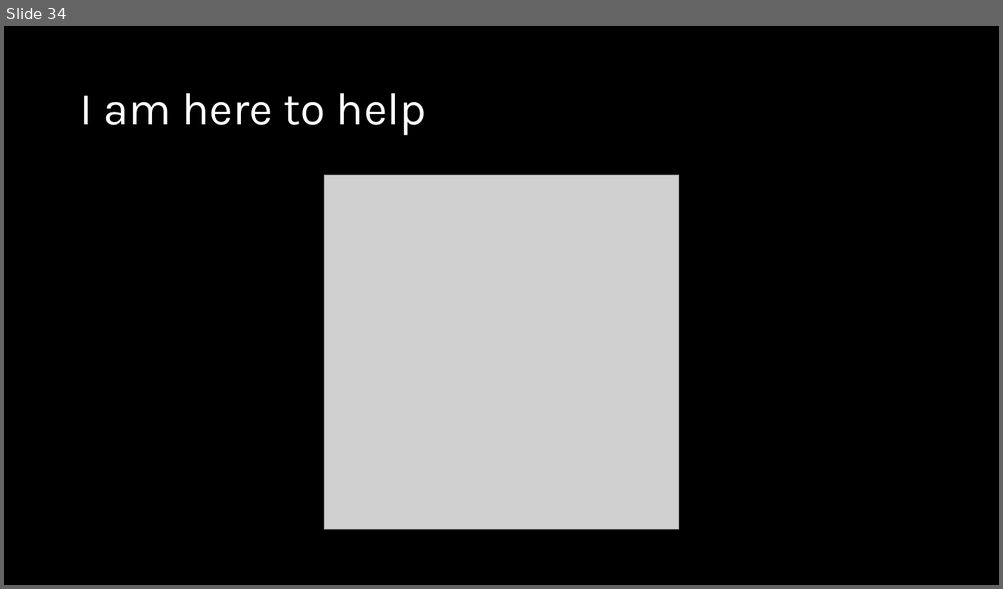
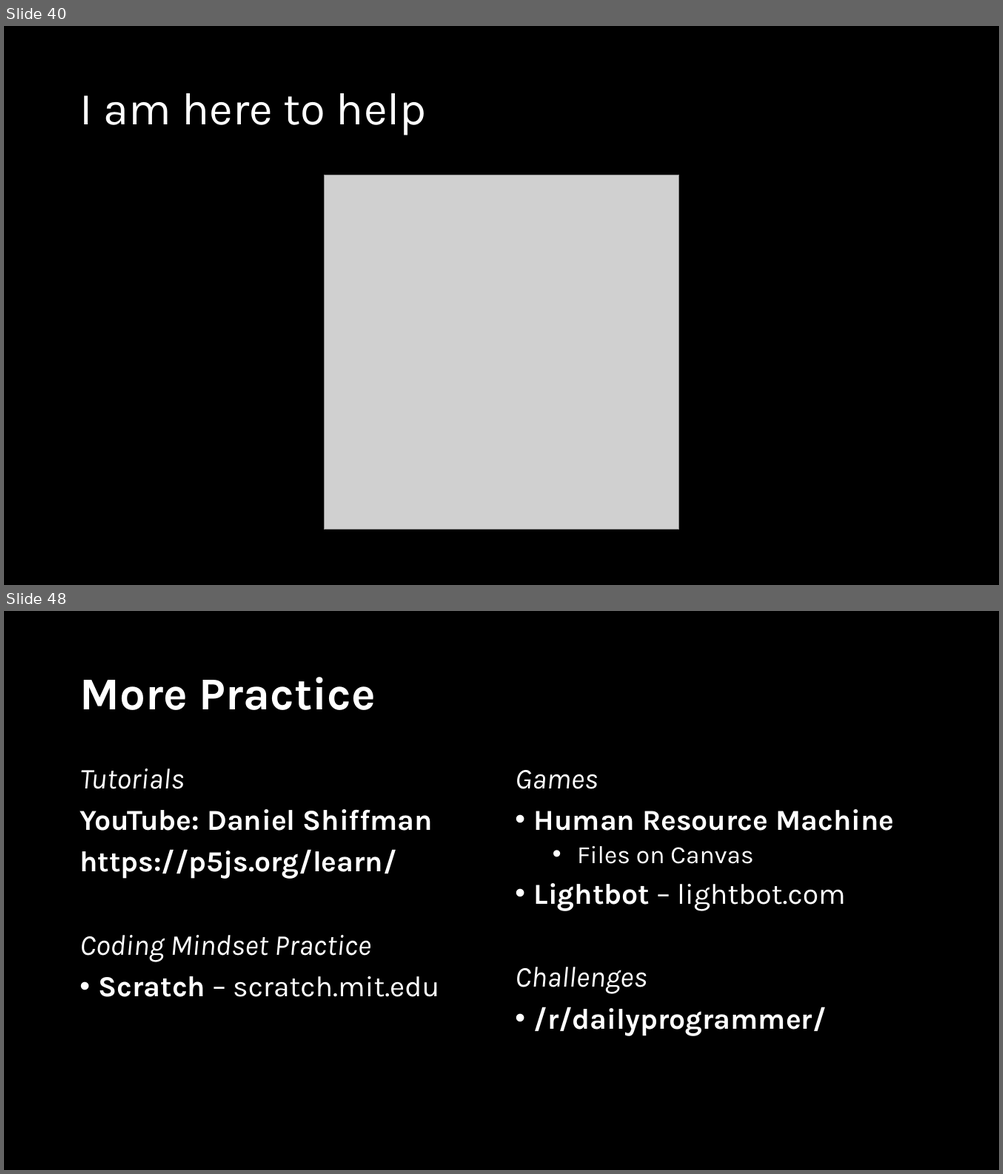
Before and after one commit to crhallberg/IMM120, a slide deck: Presentations/Class 04 – Sept 25.pptx. Shown one above the other, each under a label of ours: slide 34 before the commit, slides 40 and 48 after it; the slides between them are not shown. The pictures are 1003x589 and 1003x1174 pixels, drawn with LibreOffice and Linux fonts; fonts in the diff are those of the drawing; grey boxes stand for pictures. Boxes give left, top, right and bottom in pixels: in the first picture for what was removed or moved away, otherwise in the second. Text is boxed around its words. In the diff, an @@ line names an element or a change of style, - is before the commit and + after.

```diff
--- a/Presentations/Class 04 – Sept 25.pptx
+++ b/Presentations/Class 04 – Sept 25.pptx
@@ slide 48 added at <box>4,611,999,1170</box>, background #000000 @@
@@ title added at <box>79,677,375,710</box>, 44 pt, text #FFFFFF, bold @@
+More Practice
@@ text added at <box>79,769,439,997</box>, 28 pt, text #FFFFFF, bold @@
+Tutorials
+YouTube: Daniel Shiffman
+https://p5js.org/learn/
+Coding Mindset Practice
+• Scratch – scratch.mit.edu
@@ text added at <box>515,770,893,1037</box>, 28 pt, text #FFFFFF, bold @@
+Games
+• Human Resource Machine
+  • Files on Canvas
+• Lightbot – lightbot.com
+Challenges
+• /r/dailyprogrammer/
@@ what was slide 34 is now slide 40 @@
```
Also in this commit, not shown: 8 slides changed, 15 other slides added, 1 slide removed.
